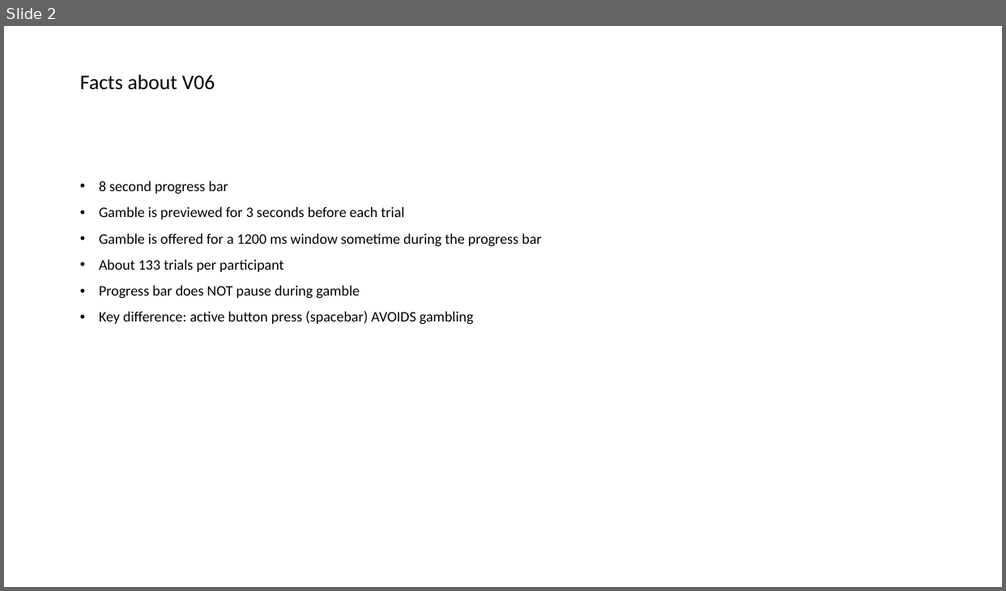
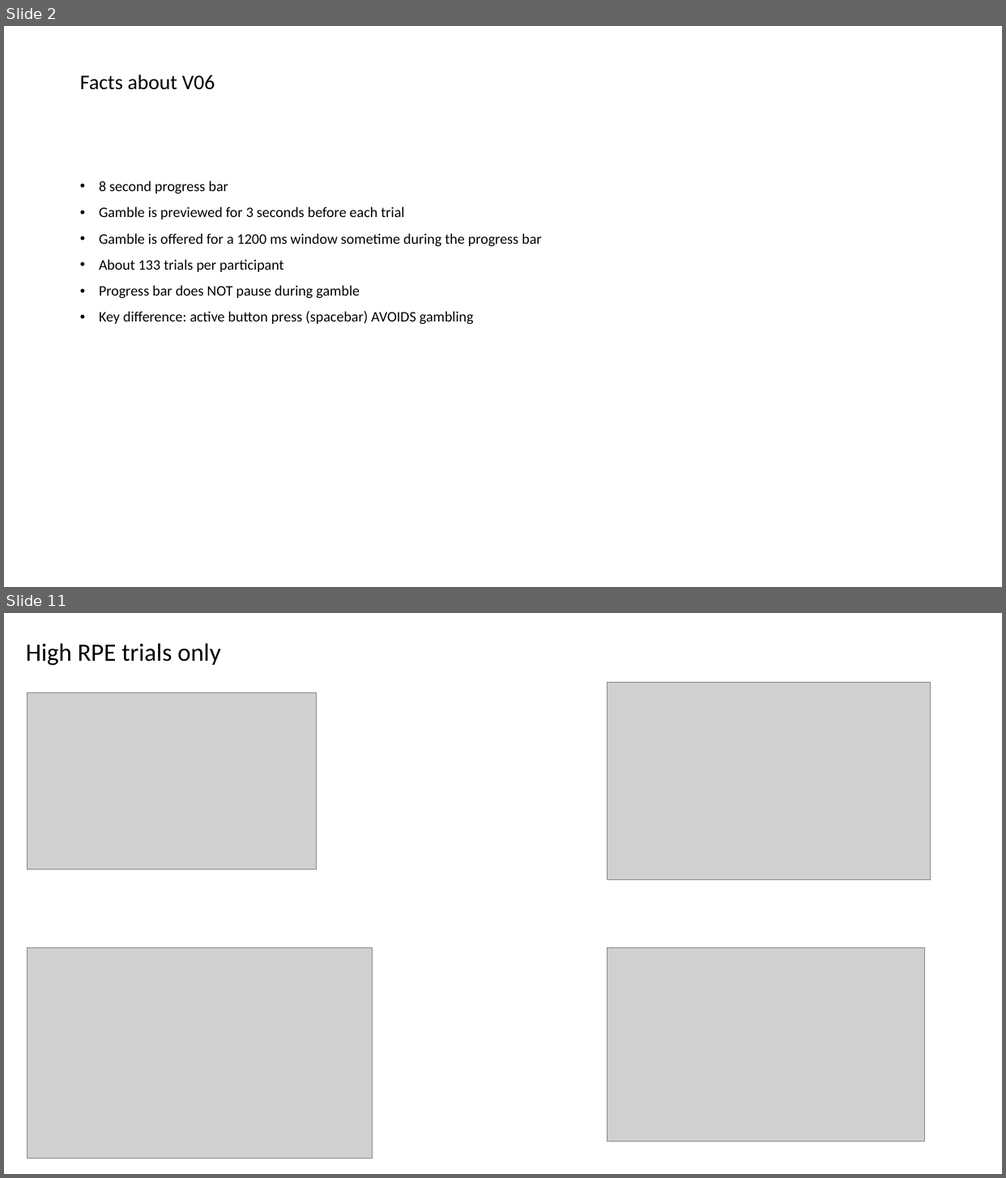
Before and after one commit to gpagnier/rampAnalysis, a slide deck: Rampv06SbIgnore.pptx. Shown one above the other, each under a label of ours: slide 2 before the commit, slides 2 and 11 after it; the slides between them are not shown. The pictures are 1006x591 and 1006x1178 pixels, drawn with LibreOffice and Linux fonts; fonts in the diff are those of the drawing; grey boxes stand for pictures. Boxes give left, top, right and bottom in pixels: in the first picture for what was removed or moved away, otherwise in the second. Text is boxed around its words. In the diff, an @@ line names an element or a change of style, - is before the commit and + after.

```diff
--- a/Rampv06SbIgnore.pptx
+++ b/Rampv06SbIgnore.pptx
@@ slide 11 added at [4, 613, 1002, 1174], background #FFFFFF @@
@@ title added at [26, 643, 220, 666], 24 pt, text #000000 @@
+High RPE trials only
@@ picture added at [607, 683, 931, 880] @@
@@ picture added at [27, 693, 316, 870] @@
@@ picture added at [27, 948, 372, 1159] @@
@@ picture added at [607, 948, 925, 1142] @@
```
Also in this commit, not shown: 11 slides changed, 3 other slides added, 1 slide removed, 3 other files.
